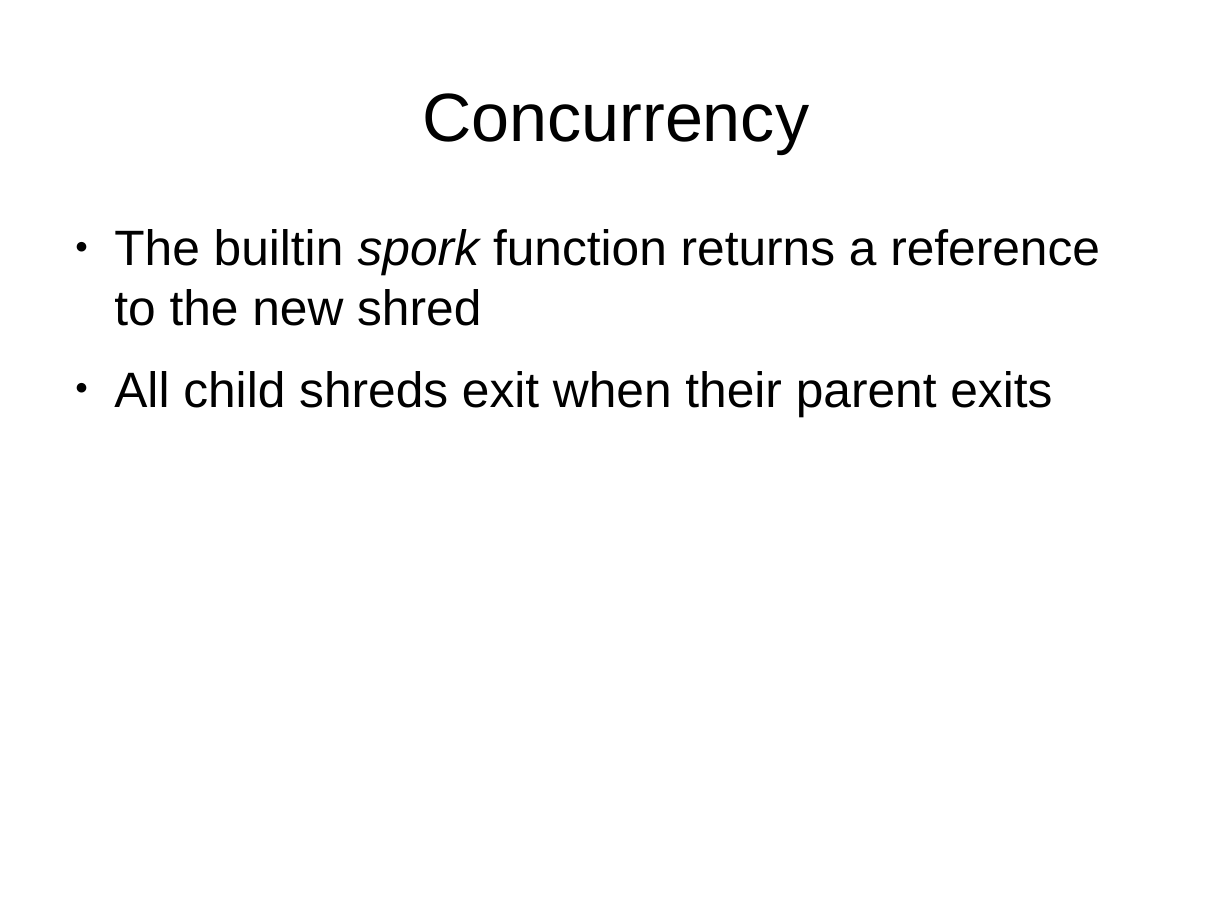
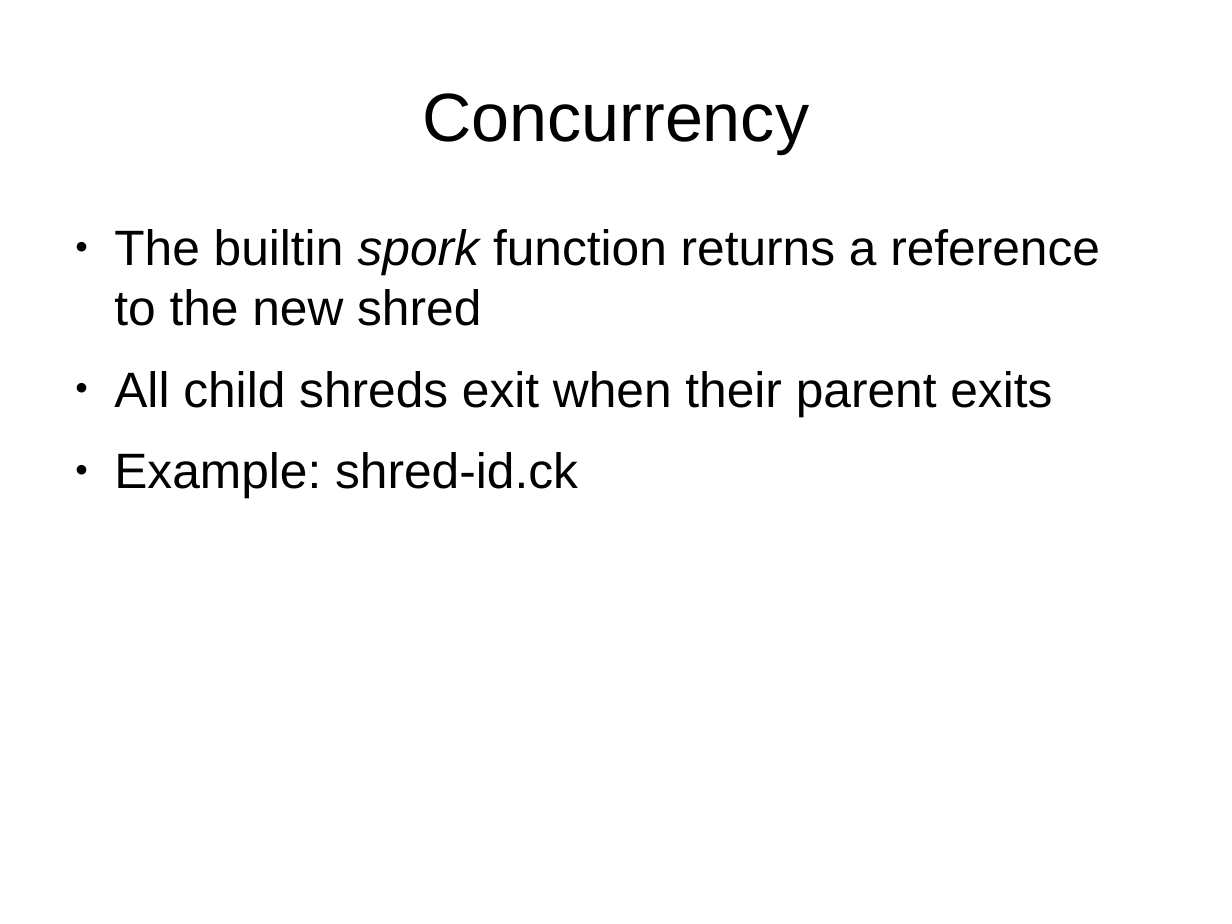
Before and after one commit to briansorahan/txlf-2013-chuck-talk, a slide deck: slide 33 of ChuckTalk.odp. Drawn at 1232x924 pixels with LibreOffice and Linux fonts; fonts in the diff are those of the drawing. Boxes give left, top, right and bottom in pixels: in the first picture for what was removed or moved away, otherwise in the second. Text is boxed around its words. In the diff, an @@ line names an element or a change of style, - is before the commit and + after.

Commit message:
added more examples

```diff
--- a/ChuckTalk.odp
+++ b/ChuckTalk.odp
@@ text at (114,452,578,498): paragraph added @@
+● Example: shred-id.ck
```
Also in this commit, not shown: 3 other slides changed, 1 slide removed, 6 other files.
